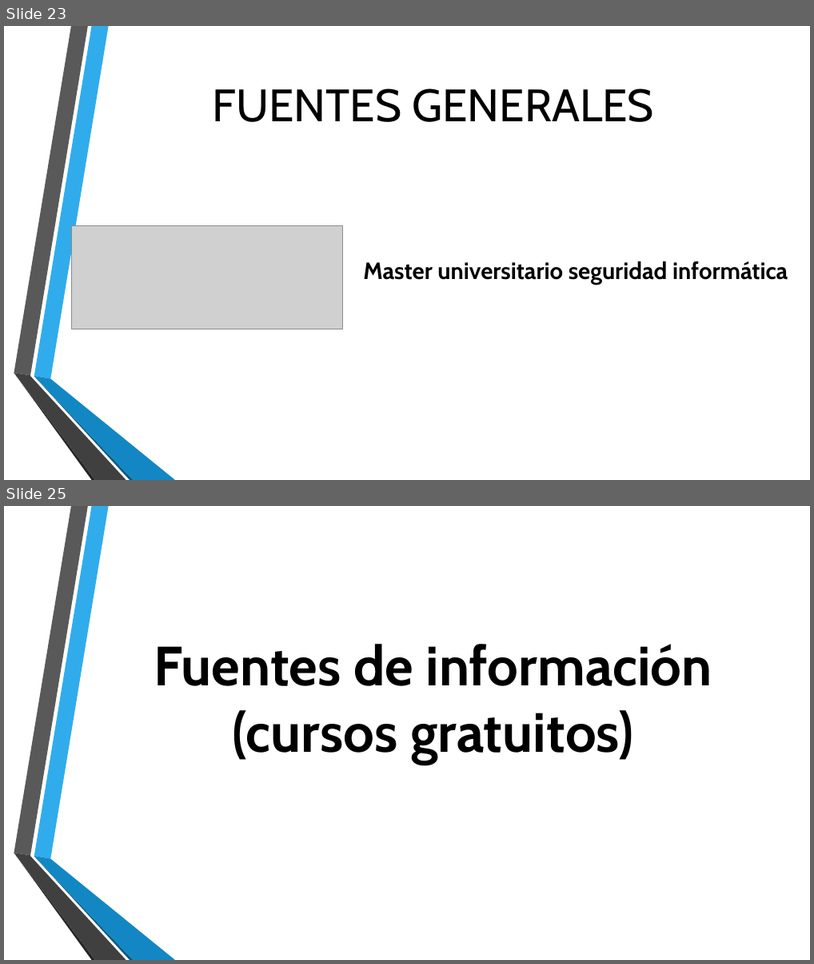
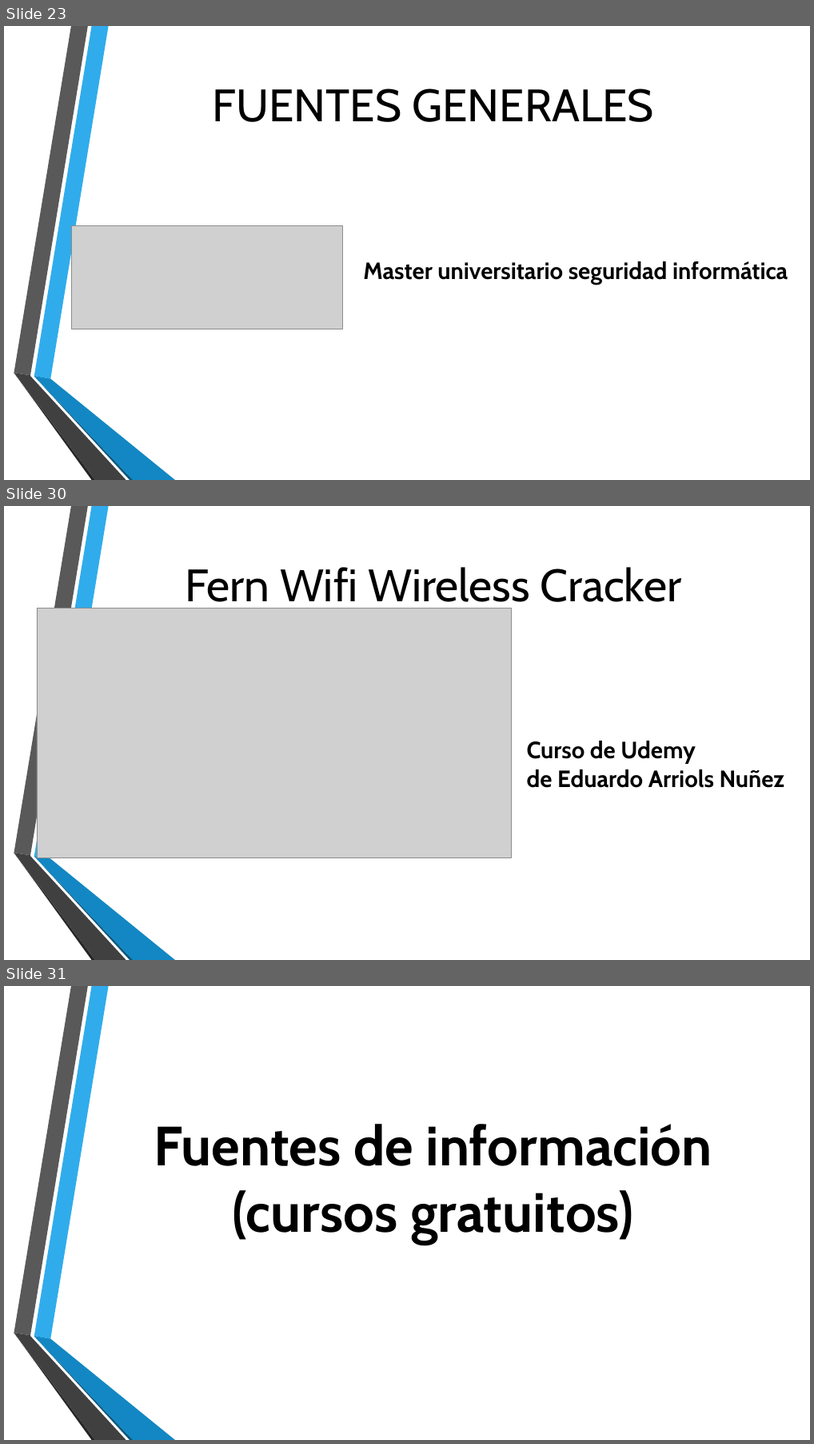
Before and after one commit to Rijaelto/TG1, a slide deck: TG1_final.pptx. Shown one above the other, each under a label of ours: slides 23 and 25 before the commit, slides 23, 30 and 31 after it; the slides between them are not shown. The pictures are 814x964 and 814x1444 pixels, drawn with LibreOffice and Linux fonts; fonts in the diff are those of the drawing; grey boxes stand for pictures; background and template pictures are left out. Boxes give left, top, right and bottom in pixels: in the first picture for what was removed or moved away, otherwise in the second. Text is boxed around its words. In the diff, an @@ line names an element or a change of style, - is before the commit and + after.

```diff
--- a/TG1_final.pptx
+++ b/TG1_final.pptx
@@ slide 30 added at (4,506,810,960), background picture (left out); not listed: 6 template elements that a slide beside it also shows @@
@@ title added at (185,567,682,612), 54 pt, text #000000 @@
+Fern Wifi Wireless Cracker
@@ picture added at (37,608,511,857) @@
@@ text added at (527,740,786,788), 28 pt, text #000000, bold @@
+Curso de Udemy
+de Eduardo Arriols Nuñez
@@ what was slide 25 is now slide 31 @@
```
Also in this commit, not shown: 6 other slides added, 1 slide removed.
